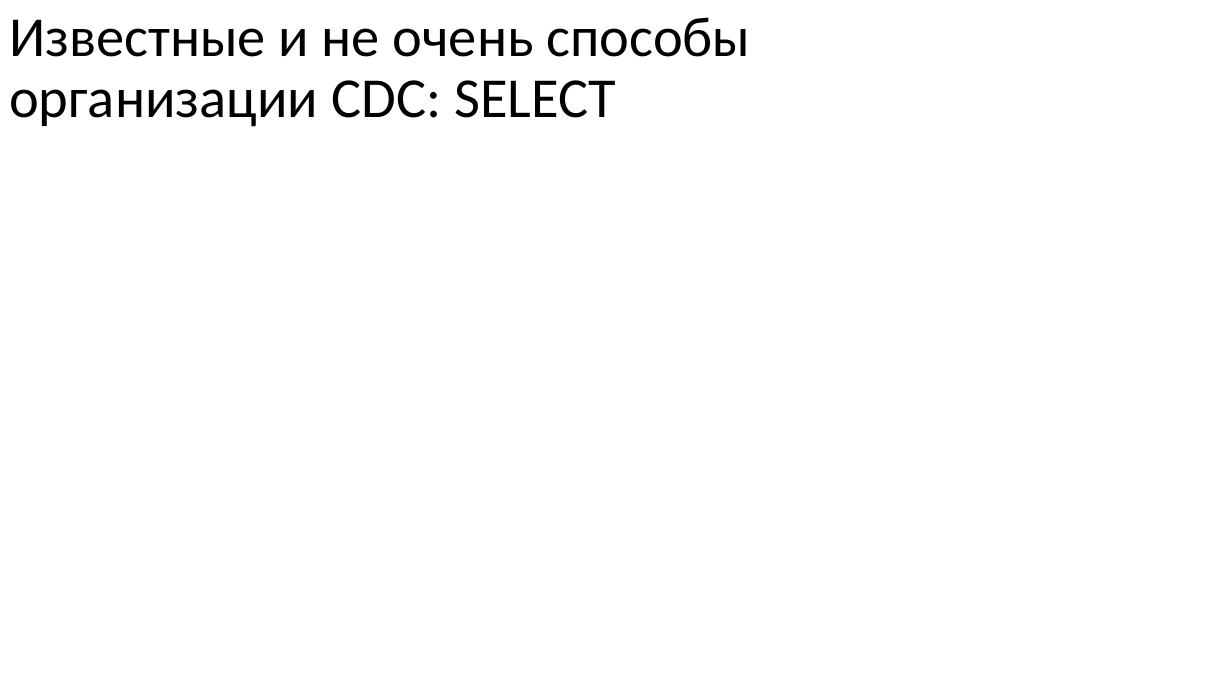
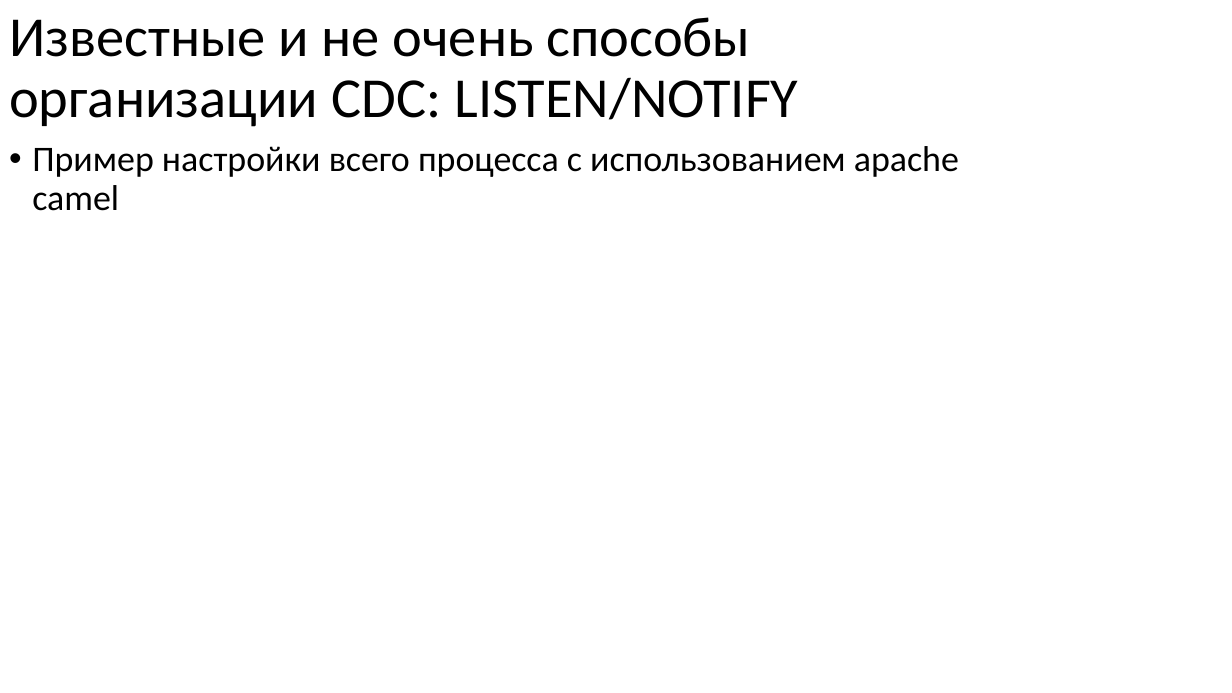
Before and after one commit to nryanov/presentations, a slide deck: slide 8 of smartdata/cdc-via-debezium/debezium-smartdata2025.pptx (slide 7 before the commit). Drawn at 1232x693 pixels with LibreOffice and Linux fonts; fonts in the diff are those of the drawing. Boxes give left, top, right and bottom in pixels: in the first picture for what was removed or moved away, otherwise in the second. Text is boxed around its words. In the diff, an @@ line names an element or a change of style, - is before the commit and + after.

```diff
--- a/smartdata/cdc-via-debezium/debezium-smartdata2025.pptx
+++ b/smartdata/cdc-via-debezium/debezium-smartdata2025.pptx
@@ title at (9, 17, 798, 127): text changed @@
-Известные и не очень способы организации CDC: SELECT
+Известные и не очень способы организации CDC: LISTEN/NOTIFY
@@ text added at (32, 146, 959, 211), 28 pt, text #000000 @@
+• Пример настройки всего процесса с использованием apache camel
```
Also in this commit, not shown: 3 other slides changed, 7 slides added.
